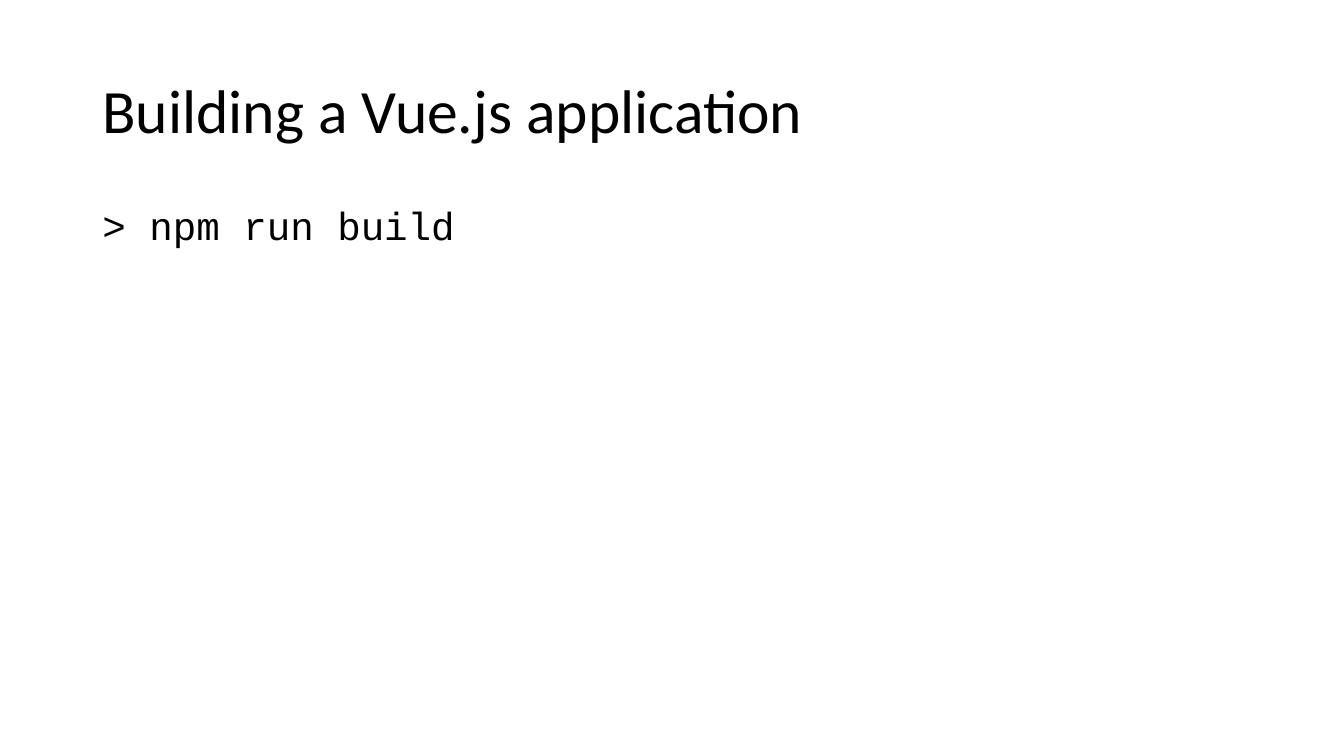
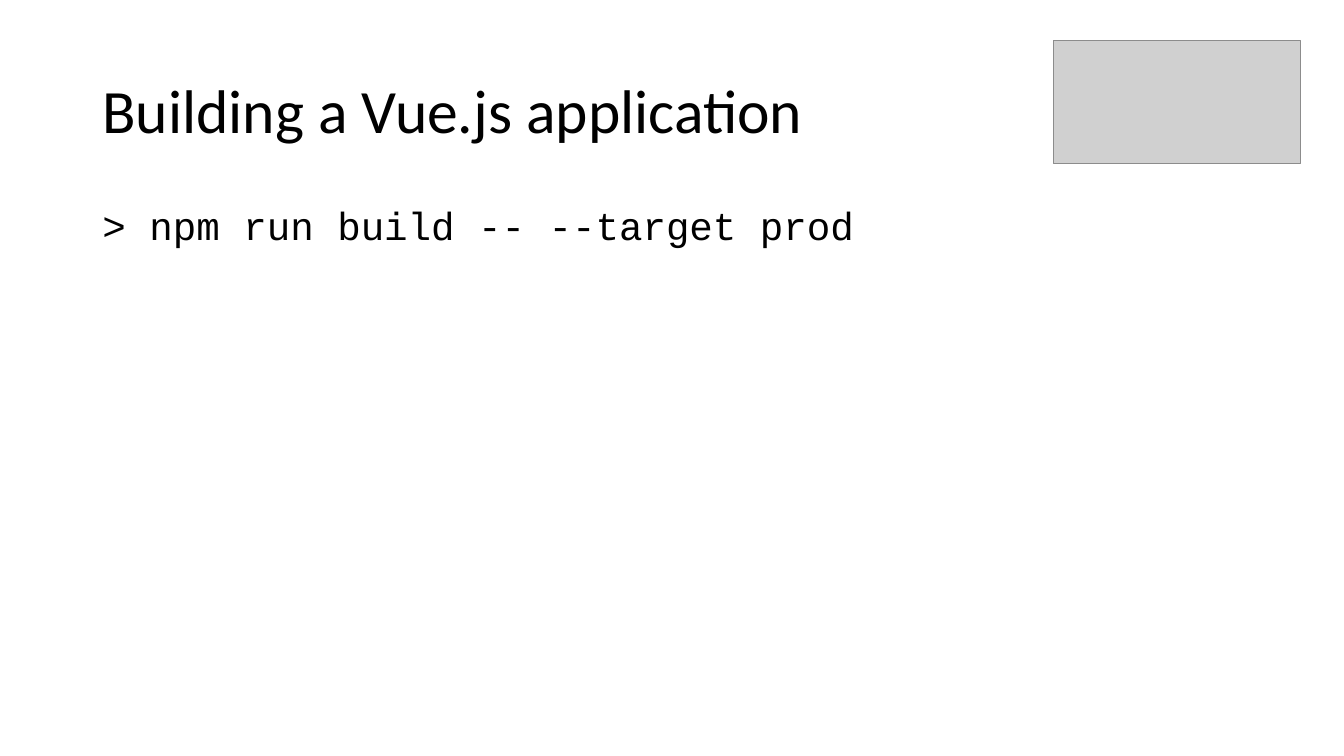
Before and after one commit to aljazsim/vue-masterclass-examples, a slide deck: slide 8 of Vuejs Masterclass.pptx (slide 7 before the commit). Drawn at 1344x756 pixels with LibreOffice and Linux fonts; fonts in the diff are those of the drawing; grey boxes stand for pictures. Boxes give left, top, right and bottom in pixels: in the first picture for what was removed or moved away, otherwise in the second. Text is boxed around its words. In the diff, an @@ line names an element or a change of style, - is before the commit and + after.

```diff
--- a/Vuejs Masterclass.pptx
+++ b/Vuejs Masterclass.pptx
@@ picture added at <box>1054,40,1301,164</box> @@
@@ text at <box>149,212,854,248</box>: text changed @@
-> npm run build
+> npm run build -- --target prod
```
Also in this commit, not shown: 7 other slides changed, 32 slides added, 1 other file.
